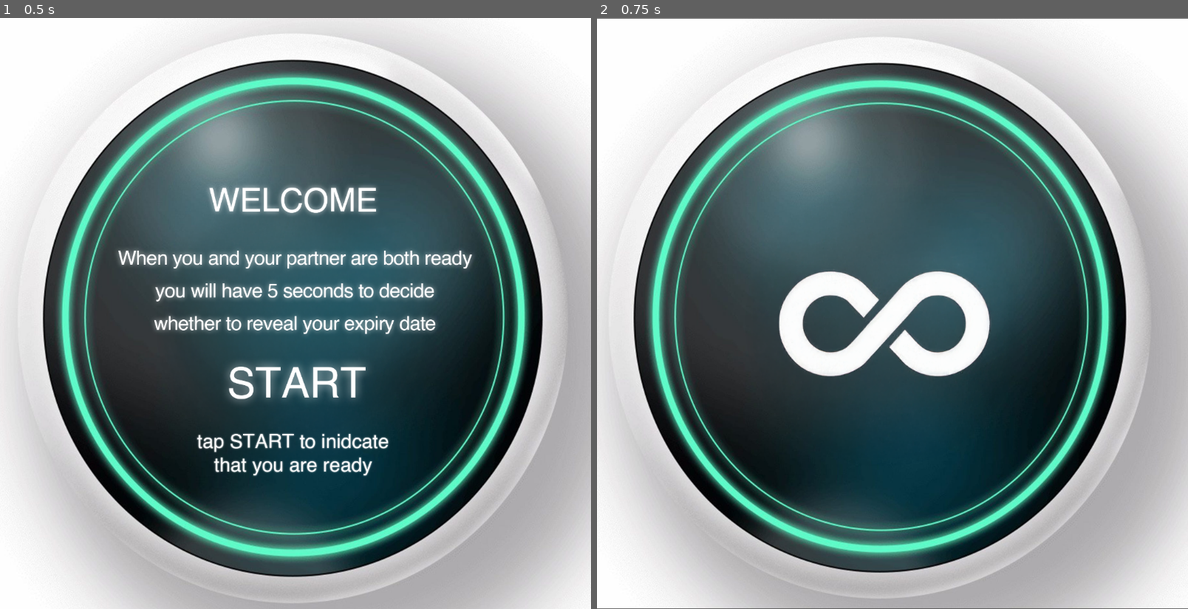
Above: before the commit, frames 1-2 (left to right).
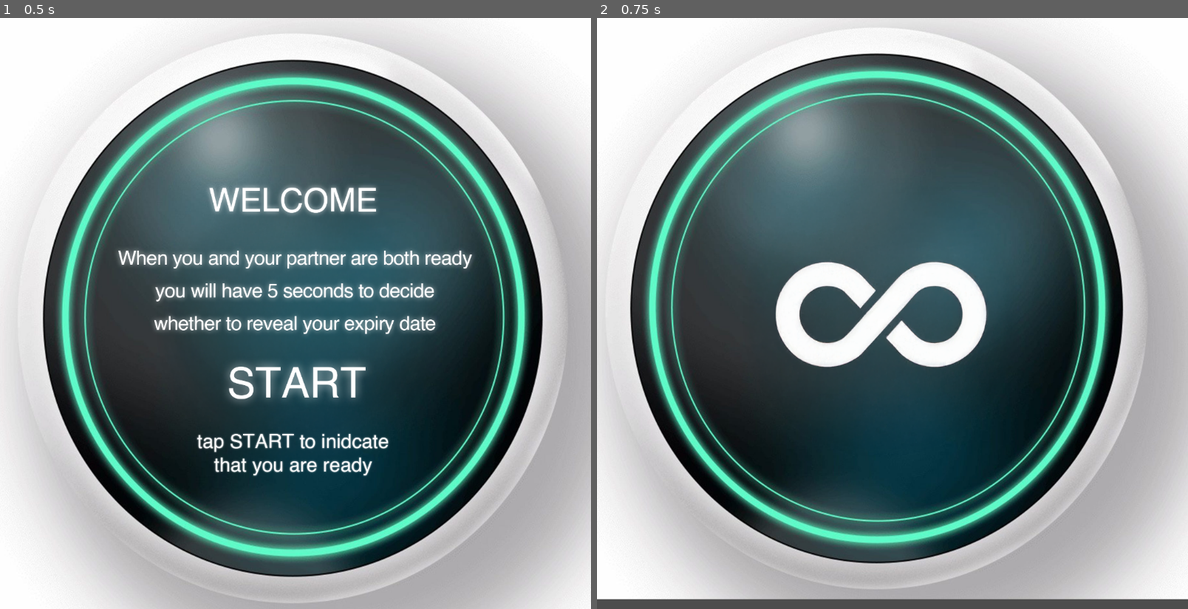
Above: after the commit, the same moments.

Repository: namda-on/jihunnid
Game: Godot game, scene res://scene/display_1.tscn
The game is run twice, just before and just after one commit, with the same random seed, the same clock (stepped at 60 frames per second) and the same inputs.
Inputs (mouse positions are in pixels of both pictures, inside the frame that each line leads up to):
- Up to frame 1 (0.5 s): no input
- Up to frame 2 (0.75 s): click (597, 23) at 0.5 s

Frame 1 is identical in both runs. In frame 2, 19% of the frame differs, in the area x 0-100%, y 0-100%.

Commit message:
사진 위치 조정

Diff:
--- a/scene/display_2.tscn
+++ b/scene/display_2.tscn
@@ -5,6 +5,6 @@
 [node name="display2" type="Node2D"]
 
 [node name="KakaoTalkPhoto2025-05-21-22-53-57002" type="Sprite2D" parent="."]
-position = Vector2(517, 540)
+position = Vector2(511, 523)
 scale = Vector2(0.588866, 0.588866)
 texture = ExtResource("1_4bch4")
